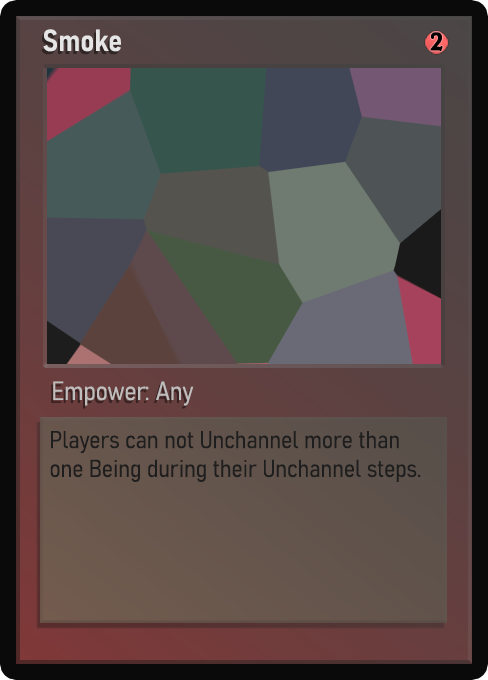
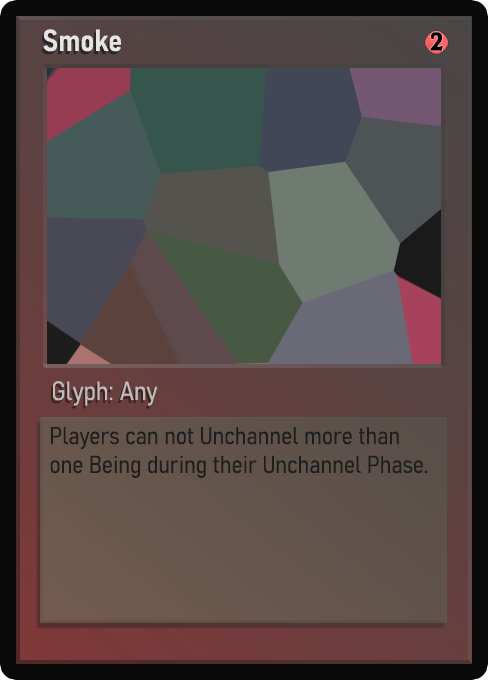
Comparing the layer stacks of the two 488px x 680px images. Changes:
painted on "Class" over (53, 381, 194, 406)
painted on "Desc_norm" over (50, 427, 427, 482)
